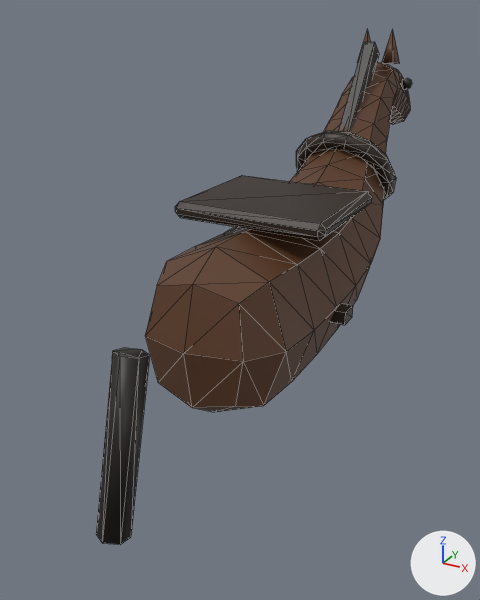
The glTF model public/models/carriage/horse.glb, before and after one commit.
Before and after are seen from a 50 mm lens placed at (1.03, -2.11, 2.34), pointed at (-0.11, -0.02, 1.3). Every picture has the same lights, and +X, +Y and +Z are marked at lower right. The picture after the commit comes second. Mesh edges are drawn as thin lines on the coarser meshes. Vertices at exactly the same position are counted once.

Before the edit, the objects in view are built like this:
```python
me_cube_001 = bpy.data.meshes.new('Cube.001')
me_cube_001.from_pydata(...)  # 24 vertices, 44 faces; spans x -0.29..0.29, y -0.2..0.3, z 1.65..1.71
me_cube_001.materials.append(mat_c2b1d14)  # black #2b1d14
me_cylinder = bpy.data.meshes.new('Cylinder')
me_cylinder.from_pydata(...)  # 12 vertices, 20 faces; spans x -0.043..0.043, y -0.118..0.118, z -0.278..0.278
me_cylinder.materials.append(mat_c1e1712)  # black #1e1712
me_skin = bpy.data.meshes.new('skin')
me_skin.from_pydata(...)  # 170 vertices, 336 faces; spans x -0.27..0.27, y -0.59..1.56, z 1.03..2.11
me_skin.materials.append(mat_coat)  # brown #5b3a24
ob_cube_001 = bpy.data.objects.new('Cube.001', me_cube_001)
ob_cube_001.location = (0.0, 0.0, 0.0)
ob_cylinder = bpy.data.objects.new('Cylinder', me_cylinder)
ob_cylinder.location = (0.0, -0.91, 1.215)
ob_skin = bpy.data.objects.new('skin', me_skin)
ob_skin.location = (0.0, 0.0, 0.0)
# also in view: 'Cube' at (0.0, 0.86, 1.95); 'Torus' at (0.0, 0.76, 1.66)
```
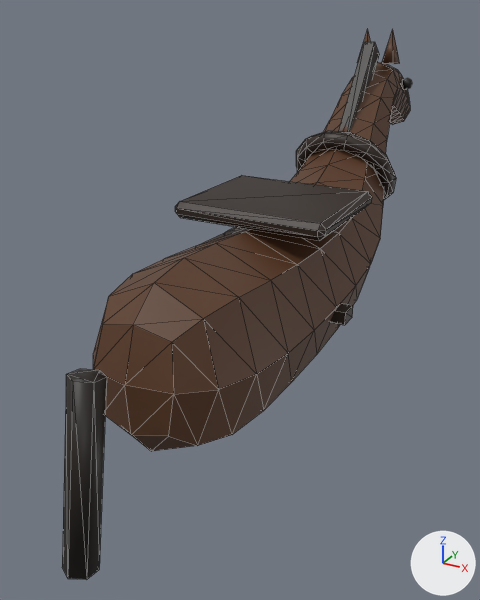
Location of each change, [x1, y1, x2, y2] in pixels of the pictures (480 x 600 px):
'skin', reshaped (20% wider, 11% taller)
    before: [145, 62, 410, 412]
    after: [93, 62, 410, 451]
'Cylinder', moved, turned, rescaled
    before: [96, 348, 150, 545]
    after: [62, 369, 107, 580]
part 1 of me_skin, built on
    before: [145, 240, 303, 412]
    after: [93, 240, 303, 451]

The change in detail:
me_skin is used by ob_skin; location (0.0, 0.0, 0.0).
me_skin had 170 vertices, 336 faces and spanned x -0.27..0.27, y -0.59..1.56, z 1.03..2.11.
me_skin now has 186 vertices, 368 faces and spans x -0.27..0.27, y -0.88..1.56, z 1.03..2.11.
Part 1, on me_skin:
5 vertices are removed from x -0.15..0.15, y -0.59..-0.5, z 1.18..1.53.
20 faces are deleted.
12 vertices move from x -0.26..0.26, y -0.55..-0.38, z 1.04..1.65 to x -0.27..0.27, y -0.63..-0.38, z 1.03..1.67.
21 vertices are added at x -0.22..0.22, y -0.88..-0.57, z 1.12..1.64.
52 new faces join them.
me_cylinder is used by ob_cylinder; location (0.0, -0.91, 1.215).
me_cylinder had 12 vertices, 20 faces and spanned x -0.043..0.043, y -0.118..0.118, z -0.278..0.278.
me_cylinder now has 12 vertices, 20 faces and spans x -0.043..0.043, y -0.099..0.099, z -0.284..0.284.
me_cylinder part 2: the whole mesh is turned 4.5 degrees about the x axis through its middle and scaled by 1.02.
Object 'Cylinder' (ob_cylinder) moves from (0.0, -0.91, 1.215) to (0.0, -1.07, 1.225).
